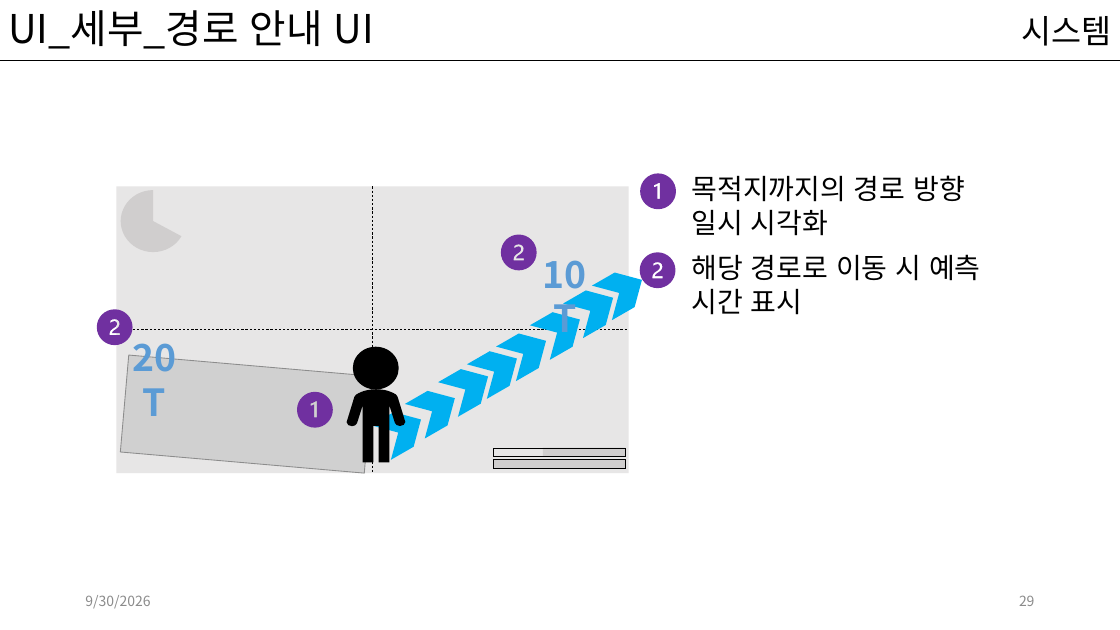
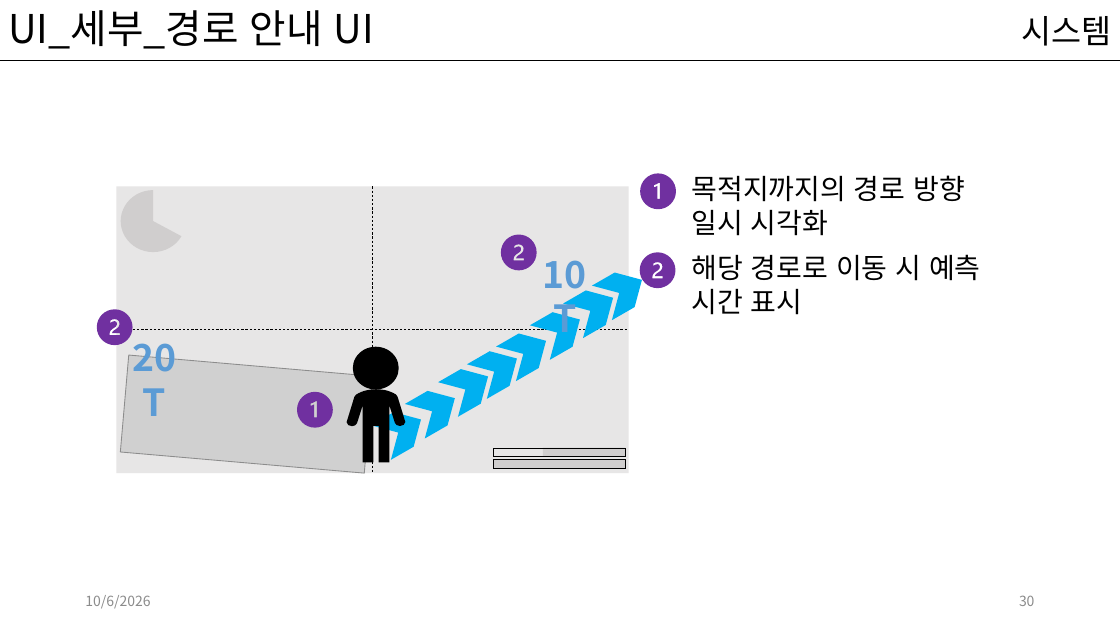
Before and after one commit to kwakyerin/2026_Graduation_Project, a slide deck: slide 30 of documents/HyunahKwon/design/designing/for_teammates/배트와 달트_기획서.pptx (slide 29 before the commit). Drawn at 1120x630 pixels with LibreOffice and Linux fonts; fonts in the diff are those of the drawing; grey boxes stand for pictures. Boxes give left, top, right and bottom in pixels: in the first picture for what was removed or moved away, otherwise in the second. Text is boxed around its words. In the diff, an @@ line names an element or a change of style, - is before the commit and + after.

```diff
--- a/documents/HyunahKwon/design/designing/for_teammates/배트와 달트_기획서.pptx
+++ b/documents/HyunahKwon/design/designing/for_teammates/배트와 달트_기획서.pptx
@@ text at (85,595,150,609): text changed @@
-9/30/2026
+10/6/2026
@@ page number at (1019,595,1035,606): text changed @@
-29
+30
```
Also in this commit, not shown: 27 other slides changed, 1 slide added, 3 other files.
